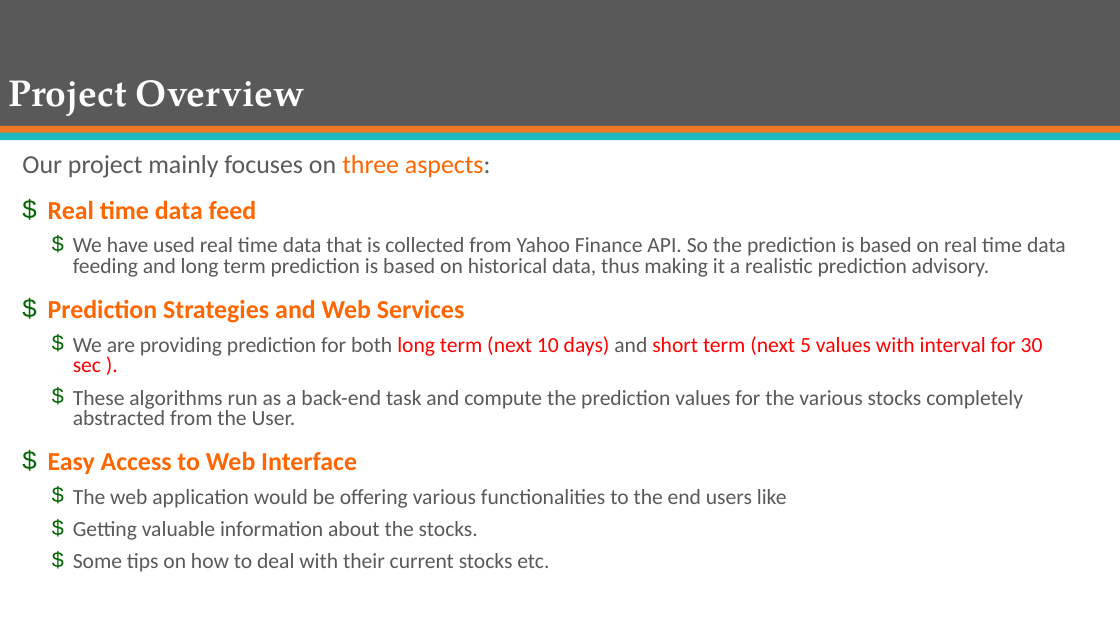
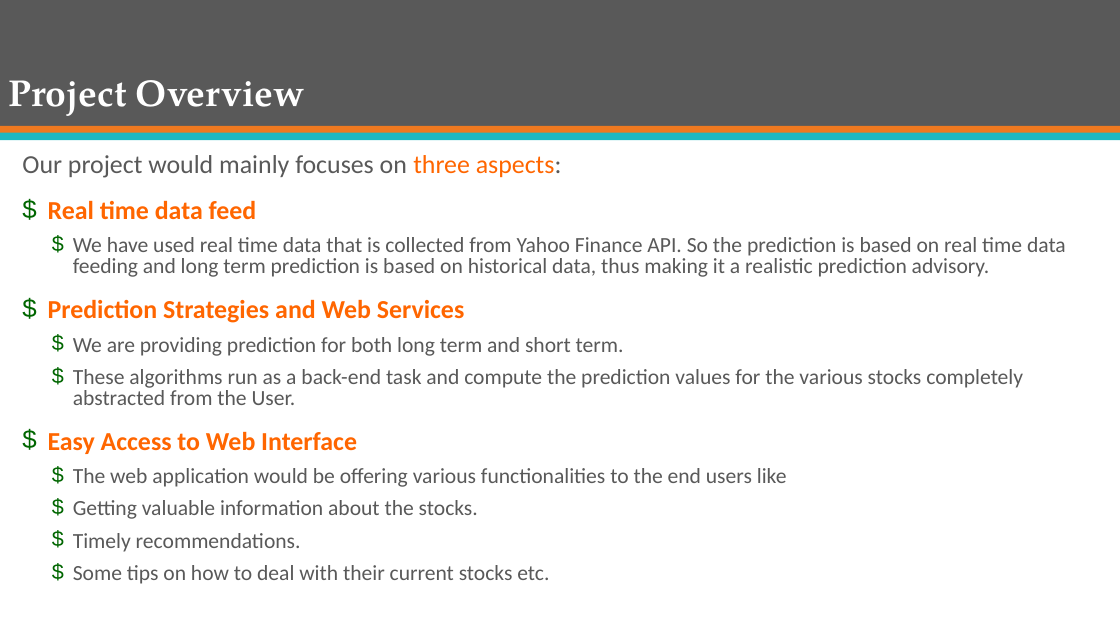
Before and after one commit to mJaiswal/Stock-Market-Prediction-Project, a slide deck: slide 4 of All Documentation/Presentations/Group 13 - ECE 568 - Final Project Preliminary Presentation.pptx. Drawn at 1120x630 pixels with LibreOffice and Linux fonts; fonts in the diff are those of the drawing. Boxes give left, top, right and bottom in pixels: in the first picture for what was removed or moved away, otherwise in the second. Text is boxed around its words. In the diff, an @@ line names an element or a change of style, - is before the commit and + after.

Commit message:
Revert "Final Project presentation"
This reverts commit 832766f04cd8442b965ed63aae4b14a67f5be8de.

```diff
--- a/All Documentation/Presentations/Group 13 - ECE 568 - Final Project Preliminary Presentation.pptx
+++ b/All Documentation/Presentations/Group 13 - ECE 568 - Final Project Preliminary Presentation.pptx
@@ text at box(22, 155, 562, 178): text changed @@
-Our project mainly focuses on three aspects:
+Our project would mainly focuses on three aspects:
@@ text at box(73, 337, 624, 356): text changed; text colour #FF0000 to #595959 @@
-  $ We are providing prediction for both long term (next 10 days) and short term (next 5 values with interval for 30 sec ).
+  $ We are providing prediction for both long term and short term.
@@ text at box(73, 533, 301, 552): paragraph added @@
+  $ Timely recommendations.
```
Also in this commit, not shown: 8 other slides changed, 11 slides added, 2 slides removed, 1 other file.
